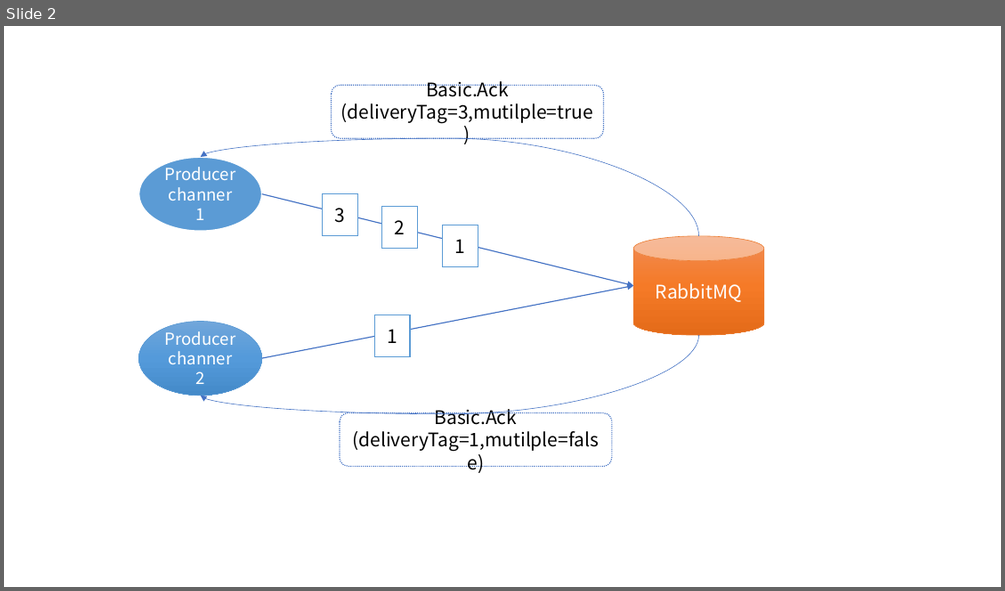
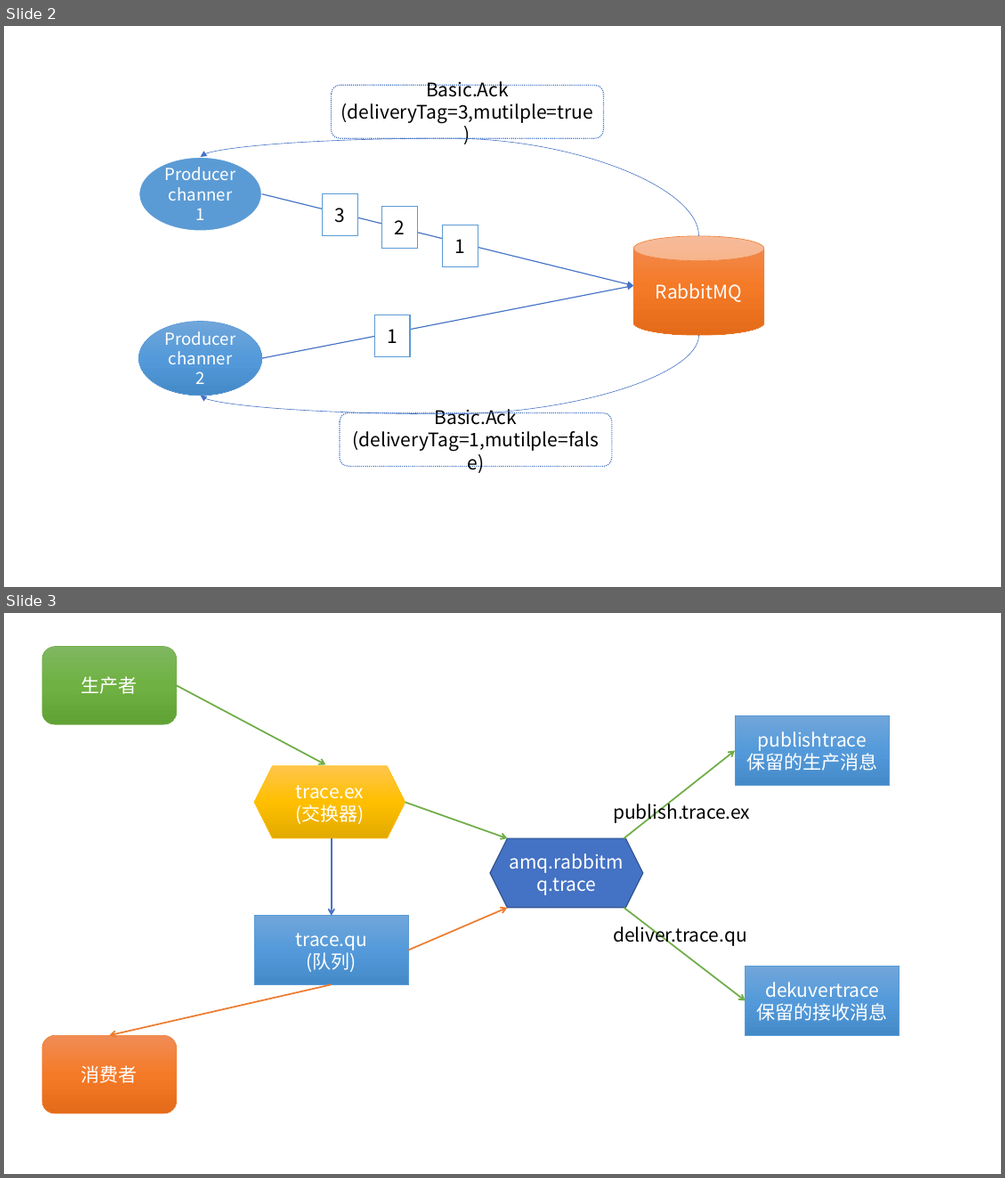
Before and after one commit to kkzfl22/learn-md, a slide deck: rabbitmq/RabbitMQ.pptx. Shown one above the other, each under a label of ours: slide 2 before the commit, slides 2 and 3 after it. The pictures are 1005x591 and 1005x1178 pixels, drawn with LibreOffice and Linux fonts; fonts in the diff are those of the drawing. Boxes give left, top, right and bottom in pixels: in the first picture for what was removed or moved away, otherwise in the second. Text is boxed around its words. In the diff, an @@ line names an element or a change of style, - is before the commit and + after.

Commit message:
RabbitMQ的可靠性分析。

```diff
--- a/rabbitmq/RabbitMQ.pptx
+++ b/rabbitmq/RabbitMQ.pptx
@@ slide 3 added at (x1=4, y1=613, x2=1001, y2=1174), background #FFFFFF @@
@@ rounded rectangle added at (x1=42, y1=647, x2=177, y2=724), fill gradient #81B861 to #6FB242 to #62A336, outline #70AD47 0.5 pt, 18 pt, text #FFFFFF @@
+生产者
@@ arrow added from (177, 686) to (325, 765), #70AD47 1.5 pt @@
@@ rectangle added at (x1=736, y1=716, x2=890, y2=785), fill gradient #71A6DB to #559BDB to #448ACA, outline #5B9BD5 0.5 pt, 18 pt, text #FFFFFF @@
+publishtrace
+保留的生产消息
@@ hexagon added at (x1=254, y1=765, x2=405, y2=838), fill gradient #FFC64B to #FFC000 to #E3AB00, outline #FFC000 0.5 pt, 18 pt, text #FFFFFF @@
+trace.ex
+(交换器)
@@ arrow added from (624, 838) to (736, 751), #70AD47 1.5 pt @@
@@ arrow added from (404, 803) to (507, 838), #70AD47 1.5 pt @@
@@ text added at (x1=613, y1=800, x2=750, y2=823), 18 pt, text #000000 @@
+publish.trace.ex
@@ arrow added from (332, 838) to (332, 915), #4472C4 1.5 pt @@
@@ hexagon added at (x1=490, y1=838, x2=643, y2=908), fill #4472C4, outline #325491 1 pt, 18 pt, text #FFFFFF @@
+amq.rabbitmq.trace
@@ rectangle added at (x1=254, y1=915, x2=409, y2=984), fill gradient #71A6DB to #559BDB to #448ACA, outline #5B9BD5 0.5 pt, 18 pt, text #FFFFFF @@
+trace.qu
+(队列)
@@ arrow added from (409, 950) to (507, 908), #ED7D31 1.5 pt @@
@@ text added at (x1=613, y1=923, x2=747, y2=946), 18 pt, text #000000 @@
+deliver.trace.qu
@@ arrow added from (624, 908) to (745, 1000), #70AD47 1.5 pt @@
@@ arrow added from (332, 985) to (109, 1036), #ED7D31 1.5 pt @@
@@ rectangle added at (x1=745, y1=966, x2=899, y2=1035), fill gradient #71A6DB to #559BDB to #448ACA, outline #5B9BD5 0.5 pt, 18 pt, text #FFFFFF @@
+dekuvertrace
+保留的接收消息
@@ rounded rectangle added at (x1=42, y1=1036, x2=177, y2=1113), fill gradient #F18C57 to #F67B28 to #E56C19, outline #ED7D31 0.5 pt, 18 pt, text #FFFFFF @@
+消费者
```
Also in this commit, not shown: 14 other files.
